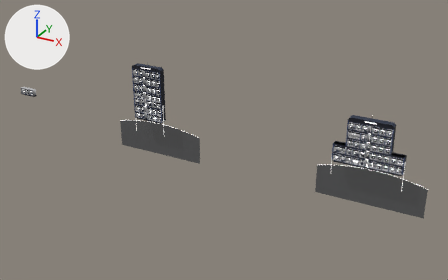
The Blender file art/blender/hub-cutaway.blend as it was, and as the next commit left it.
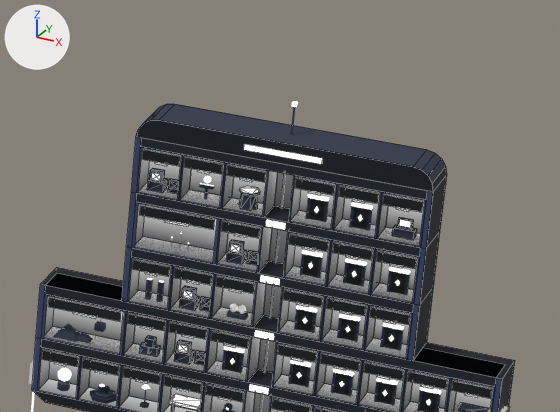
The first picture shows the older version from a camera (50 mm lens) standing at (61.9, -83.3, 41.2) and looking at (14.6, 2.7, -1.8). The close-ups show the older and then the newer version on the part from 73% to 92% of the width and 35% to 58% of the height of that picture. Only the edits that show in the close-ups are written down. The lights are fixed; the arrows at upper left show +X, +Y and +Z. The close-ups show mesh edges as thin lines.

Script lines for the objects in view, before the commit:
```python
me_hub_bay = bpy.data.meshes.new('hub_bay')
me_hub_bay.from_pydata(...)  # 64 vertices, 16 faces; spans x 0.0..1.0, y -0.012..0.8, z 0.0..1.16
me_hub_bay.materials.append(mat_hub_mat_glow)
me_hub_prop_boss = bpy.data.meshes.new('hub_prop_boss')
me_hub_prop_boss.from_pydata(...)  # 96 vertices, 26 faces; spans x -0.23..0.23, y -0.11..0.05, z 0.0..0.58
me_hub_prop_boss.materials.append(mat_hub_mat_glow)
ob_hub_wide_bay_bridge_console = bpy.data.objects.new('hub_wide_bay_bridge_console', me_hub_bay)
ob_hub_wide_bay_bridge_console.location = (42.58, 0.0, 5.76)
ob_hub_wide_bay_cargo_crates = bpy.data.objects.new('hub_wide_bay_cargo_crates', me_hub_bay)
ob_hub_wide_bay_cargo_crates.location = (37.0, 0.0, 1.62)
ob_hub_wide_bay_cargo_hold = bpy.data.objects.new('hub_wide_bay_cargo_hold', me_hub_bay)
ob_hub_wide_bay_cargo_hold.location = (35.0, 0.0, 1.62)
ob_hub_wide_bay_cargo_hold.scale = (2.0, 1.0, 1.0)
ob_hub_wide_bay_chapel_nave = bpy.data.objects.new('hub_wide_bay_chapel_nave', me_hub_bay)
ob_hub_wide_bay_chapel_nave.location = (37.0, 0.0, 4.38)
ob_hub_wide_bay_chapel_nave.scale = (2.0, 1.0, 1.0)
ob_hub_wide_bay_furnace_vents = bpy.data.objects.new('hub_wide_bay_furnace_vents', me_hub_bay)
ob_hub_wide_bay_furnace_vents.location = (37.0, 0.0, 3.0)
ob_hub_wide_prop_cargo_alien = bpy.data.objects.new('hub_wide_prop_cargo_alien', me_hub_prop_boss)
ob_hub_wide_prop_cargo_alien.location = (42.08, 0.44, 1.62)
# also in view: 'hub_wide_prop_cargo_assembly' at (44.1, 0.4, 1.9); 'hub_wide_bay_furnace_core' at (43.1, 0.4, 3.6); 'hub_wide_prop_furnace_core' at (43.1, 0.4, 3.3); 'hub_wide_bay_cargo_hull' at (41.1, 0.4, 2.2); 'hub_wide_shaft_cargo0' at (40.3, 0.8, 2.2)
```
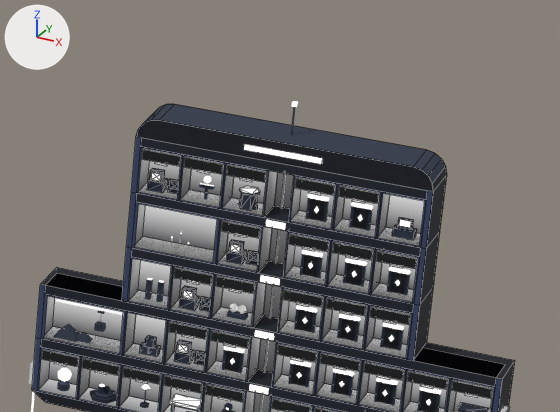
Changed parts and their boxes [x1, y1, x2, y2] in the close-ups (560 x 412 px):
'hub_wide_bay_chapel_nave', reshaped: [132, 202, 229, 265] in both
'hub_wide_bay_cargo_hold', reshaped: [41, 294, 136, 356] in both
'hub_wide_bay_furnace_vents', reshaped: [127, 257, 182, 311] in both
'hub_wide_bay_bridge_console', reshaped: [376, 192, 426, 248] in both
'hub_wide_bay_cargo_crates', reshaped: [123, 311, 177, 365] in both

What changed in the scene script:
```text
Add me_hub_bay_plain:
    me_hub_bay_plain.from_pydata(...)  # 36 vertices, 9 faces; spans x 0.0..1.0, y 0.0..0.8, z 0.0..1.16
    me_hub_bay_plain.materials.append(mat_hub_mat_glow)
Change ob_hub_wide_bay_bridge_console:
    ob_hub_wide_bay_bridge_console: bpy.data.objects.new('hub_wide_bay_bridge_console', me_hub_bay) -> bpy.data.objects.new('hub_wide_bay_bridge_console', me_hub_bay_plain)
Change ob_hub_wide_bay_chapel_nave:
    ob_hub_wide_bay_chapel_nave: bpy.data.objects.new('hub_wide_bay_chapel_nave', me_hub_bay) -> bpy.data.objects.new('hub_wide_bay_chapel_nave', me_hub_bay_plain)
Change ob_hub_wide_bay_furnace_vents:
    ob_hub_wide_bay_furnace_vents: bpy.data.objects.new('hub_wide_bay_furnace_vents', me_hub_bay) -> bpy.data.objects.new('hub_wide_bay_furnace_vents', me_hub_bay_plain)
Change ob_hub_wide_bay_cargo_hold:
    ob_hub_wide_bay_cargo_hold: bpy.data.objects.new('hub_wide_bay_cargo_hold', me_hub_bay) -> bpy.data.objects.new('hub_wide_bay_cargo_hold', me_hub_bay_plain)
Change ob_hub_wide_bay_cargo_crates:
    ob_hub_wide_bay_cargo_crates: bpy.data.objects.new('hub_wide_bay_cargo_crates', me_hub_bay) -> bpy.data.objects.new('hub_wide_bay_cargo_crates', me_hub_bay_plain)
```
